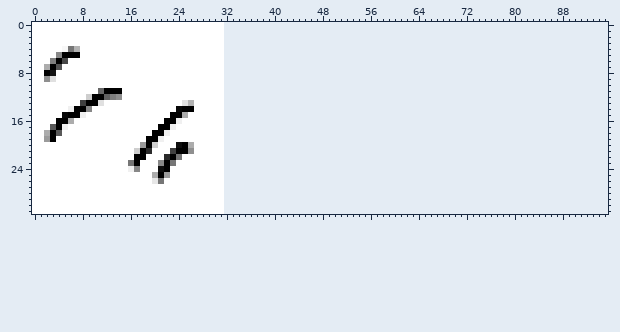
Two states of a sprite sheet, demo/dudeUntitled/assets/levels/tiles.png. That is the earlier state.
The file is 32x32 pixels. Colours within 5 levels of each other are drawn and written as one. The old version is drawn lined up with the new one, on the new canvas.
Once edited:
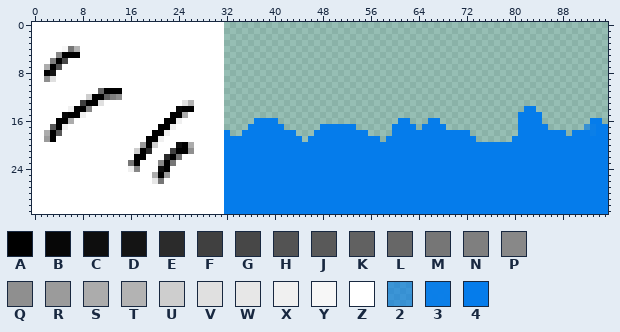
Palette (. is transparent): A #000000  B #070707  C #0e0e0e  D #141414  E #2b2b2b  F #404040  G #474747  H #535353  J #595959  K #616161  L #676767  M #767676  N #7f7f7f  P #888888  Q #8f8f8f  R #9b9b9b  S #acacac  T #b3b3b3  U #cecece  V #e0e0e0  W #e7e7e7  X #f0f0f0  Y #f7f7f7  Z #ffffff  2 #057ceb9f  3 #057cebf3  4 #057ceb
Changes in this commit:
canvas 32x32 -> 96x32
Changed rows in their new state; - is an unchanged pixel.
first column x 32:
14 --------------------------------------------------44------------
15 -------------------------------------------------4444-----------
16 -----4444--------------------44---44-------------4444--------44-
17 ----444444------444444------4444-4444------------44444------2344
18 4--444444444---444444444----4444444444444--------44444444-444344
19 4444444444444-444444444444-444444444444444------4444444444444444
20 4444444444444444444444444444444444444444444444444444444444444444
21 4444444444444444444444444444444444444444444444444444444444444444
22 4444444444444444444444444444444444444444444444444444444444444444
23 4444444444444444444444444444444444444444444444444444444444444444
24 4444444444444444444444444444444444444444444444444444444444444444
25 4444444444444444444444444444444444444444444444444444444444444444
26 4444444444444444444444444444444444444444444444444444444444444444
27 4444444444444444444444444444444444444444444444444444444444444444
28 4444444444444444444444444444444444444444444444444444444444444444
29 4444444444444444444444444444444444444444444444444444444444444444
30 4444444444444444444444444444444444444444444444444444444444444444
31 4444444444444444444444444444444444444444444444444444444444444444
Pixel boxes of the changes (left, top, right, bottom) in both pictures:
added: (224, 106, 608, 214)
